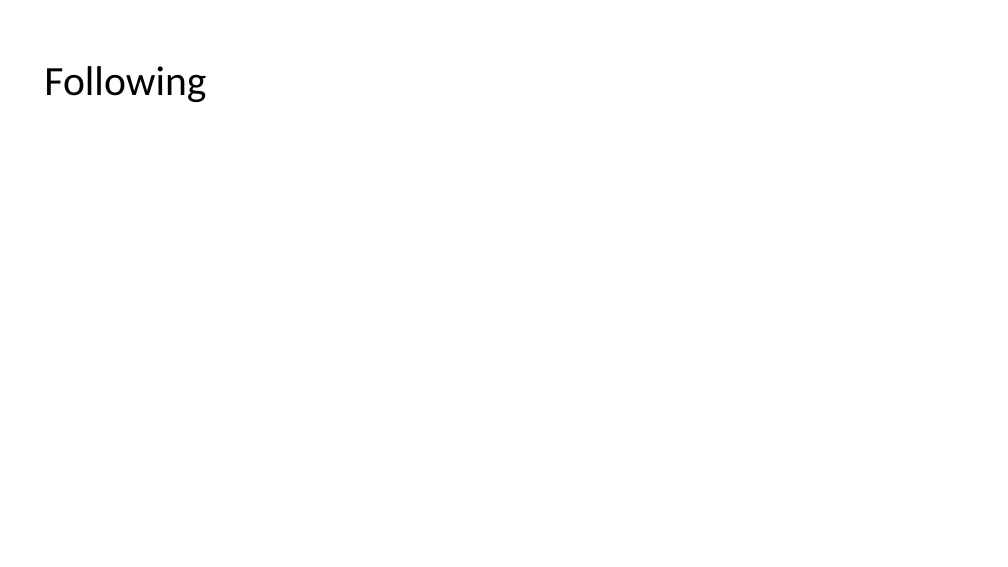
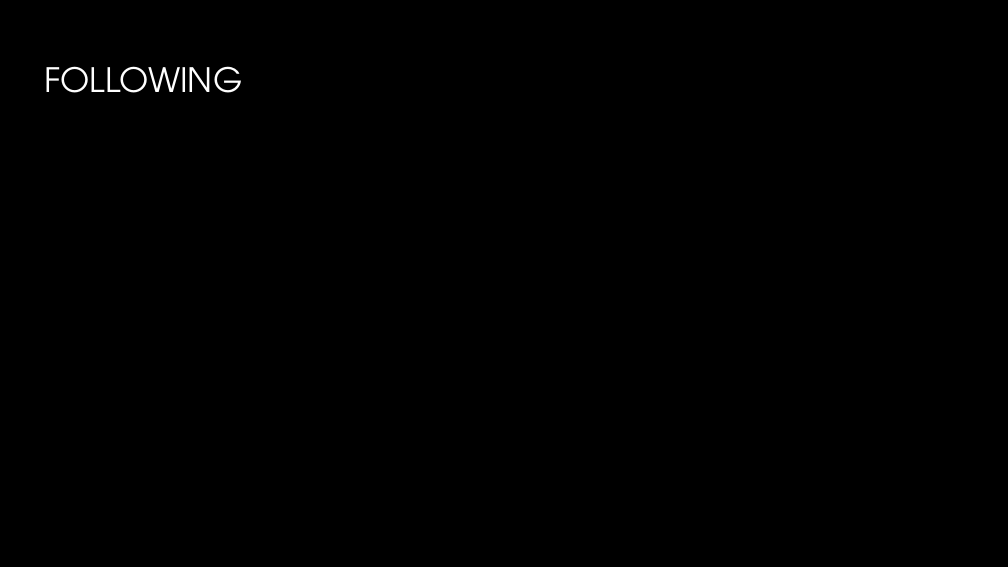
Before and after one commit to JacobEberhardt/decentralized-energy-trading, a slide deck: slide 14 of documentation/Milestone Presentation.pptx (slide 11 before the commit). Drawn at 1008x567 pixels with LibreOffice and Linux fonts; fonts in the diff are those of the drawing; background and template pictures are left out. Boxes give left, top, right and bottom in pixels: in the first picture for what was removed or moved away, otherwise in the second. Text is boxed around its words. In the diff, an @@ line names an element or a change of style, - is before the commit and + after.

```diff
--- a/documentation/Milestone Presentation.pptx
+++ b/documentation/Milestone Presentation.pptx
@@ background #FFFFFF to picture (left out) @@
@@ title at (44, 66, 242, 93): text changed; size 29.7 to 24 pt; font Calibri to TeX Gyre Adventor; text colour #000000 to gradient #FFFFFF to #A6A6A6 @@
-Following
+FOLLOWING
```
Also in this commit, not shown: 7 other slides changed, 6 slides added, 3 slides removed.
